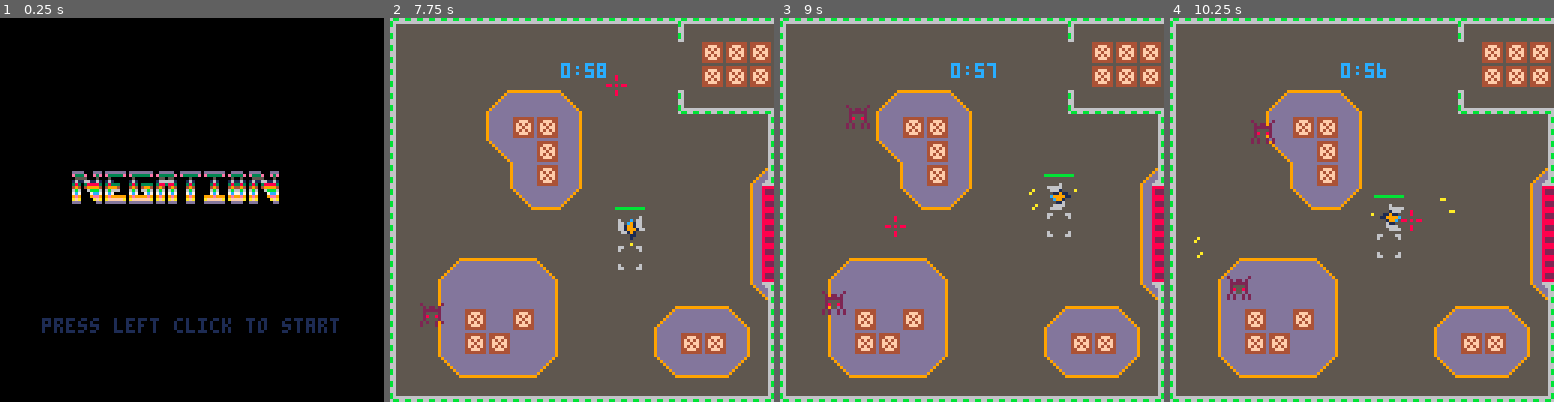
Above: before the commit, frames 1-4 (left to right).
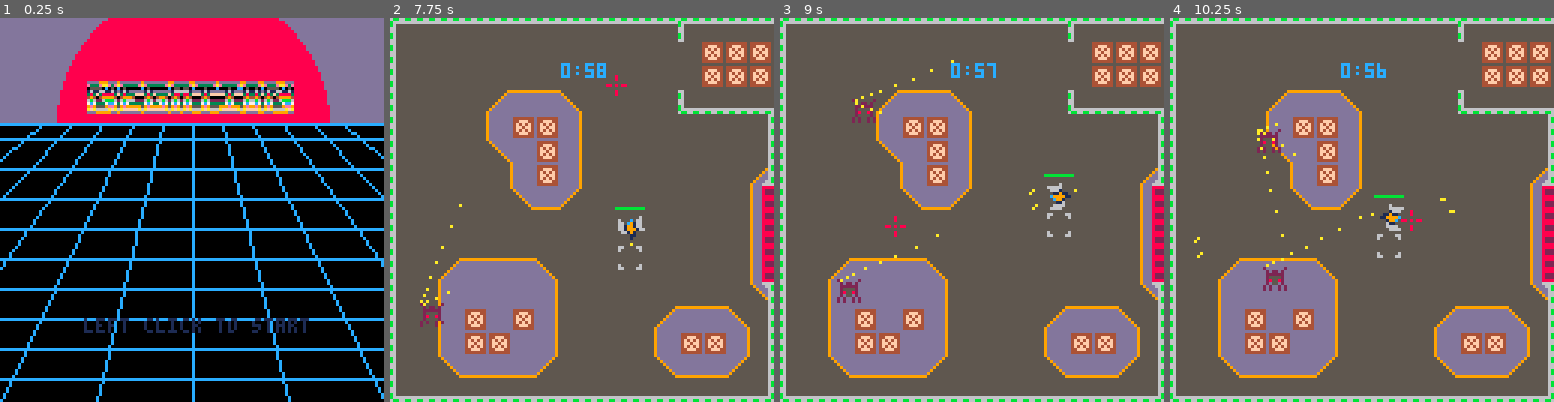
Above: after the commit, the same moments.

Repository: kbrewington/Negation
Game: PICO-8 cartridge negation.p8
Same seed, same stepped clock (60 frames per second), same inputs: the game is played once before the commit and once after it.
Inputs (mouse positions are in pixels of both pictures, inside the frame that each line leads up to):
- Up to frame 1 (0.25 s): no input
- Up to frame 2 (7.75 s): tap O (Z key) at 0.33, 0.7, 1.43, 2.22, 3.1, 3.98, 4.87, 5.75, 6.63, 7.52 s; click (459, 121) at 0.67 s; tap X (X key) at 1.07, 2.07, 2.4, 2.73, 3.07, 3.4, 3.73, 4.07, 4.4, 4.73, 5.07, 5.4, 5.73, 6.07, 6.4, 6.73, 7.07, 7.4, 7.73 s; click (520, 267) at 1.22 s; click (585, 114) at 1.77 s; hold Left 1.97-2.37 s; click (647, 259) at 2.32 s; hold Down 2.42-2.82 s; click (712, 106) at 2.87 s; hold Right 2.87-3.53 s; click (474, 256) at 3.42 s; hold Up 3.58-4.08 s; click (535, 102) at 3.97 s; hold Right 4.13-4.53 s; click (601, 248) at 4.52 s; hold Down 4.58-5.08 s; click (662, 94) at 5.07 s; hold Left 5.13-5.8 s; click (727, 244) at 5.62 s; hold Up 5.85-6.18 s; click (489, 90) at 6.17 s; hold Left 6.23-6.63 s; hold Down 6.68-7.08 s; click (551, 236) at 6.72 s; hold Right from 7.13 s (still down); click (616, 83) at 7.27 s
- Up to frame 3 (9 s): release Right at 7.8 s; click (1068, 229) at 7.82 s; hold Up 7.85-8.35 s; tap X (X key) at 8.07, 8.4, 8.73 s; click (829, 79) at 8.37 s; hold Right 8.4-8.8 s; tap O (Z key) at 8.4 s; hold Down from 8.85 s (still down); click (895, 225) at 8.92 s
- Up to frame 4 (10.25 s): tap X (X key) every 0.33 s from 9.07 to 10.07 s; tap O (Z key) at 9.28, 10.17 s; release Down at 9.35 s; hold Left 9.4-10.07 s; click (1346, 71) at 9.47 s; click (1408, 217) at 10.02 s; hold Up from 10.12 s (still down)

The runs differ from the first frame. In frame 1, 42% of the frame differs, in the area x 0-100%, y 0-100%; in frame 2, less than 0.1%; in frame 3, 0.8%; in frame 4, 0.9%.

Commit message:
edited titlescreen, added (hopefully) better routing with low overhead

Diff:
--- a/negation.p8
+++ b/negation.p8
@@ -89,21 +89,20 @@
 selection_set = {"speed", "fire rate", "health", "quit"}
 next_cost = {1, 1, 1}
 skills_selected = {true, false, false, false}
-
 title = {
-  startx = 23,
-  starty = 50,
-  text = {         "12,12,12,12, 0, 0, 0,12,12,12, 0,12,12,12,12,12,12,12, 0, 12,12,12,12,12,12,12,12, 0, 0,12,12,12,12,12, 0, 0,12,12,12,12,12,12,12, 0,12,12,12,12,12,12,12, 0, 0,12,12,12,12, 0, 0,12,12,12,12, 0, 0, 0,12,12,12",
-                   "12, 1, 1, 1,12, 0, 0,12, 1,12, 0,12, 1, 1, 1, 1, 1,12, 0, 12, 1, 1, 1, 1, 1, 1,12, 0,12, 1, 1, 1, 1, 1,12, 0,12, 1, 1, 1, 1, 1,12, 0,12, 1, 1, 1, 1, 1,12, 0,12, 1, 1, 1, 1,12, 0,12, 1, 1, 1,12, 0, 0,12, 1,12",
-                   "12, 1, 1, 1, 1,12, 0,12, 1,12, 0,12, 1,12,12,12,12,12, 0, 12, 1,12,12,12,12,12,12, 0,12, 1, 1,12, 1, 1,12, 0,12,12,12, 1,12,12,12, 0,12,12,12, 1,12,12, 0, 0,12, 1,12,12, 1,12, 0,12, 1, 1, 1, 1,12, 0,12, 1,12",
-                   "12, 1,12,12, 1, 1,12,12, 1,12, 0,12, 1,12, 0, 0, 0, 0, 0, 12, 1,12, 0, 0, 0, 0, 0, 0,12, 1, 1, 1, 1, 1,12, 0, 0, 0,12, 1,12, 0, 0, 0, 0, 0,12, 1,12, 0, 0, 0,12, 1,12,12, 1,12, 0,12, 1,12,12, 1, 1,12,12, 1,12",
-                   "12, 1,12, 0,12, 1, 1, 1, 1,12, 0,12, 1,12,12,12, 0, 0, 0, 12, 1,12, 0,12,12,12,12, 0,12, 1, 1,12, 1, 1,12, 0, 0, 0,12, 1,12, 0, 0, 0, 0, 0,12, 1,12, 0, 0, 0,12, 1,12,12, 1,12, 0,12, 1,12, 0,12, 1, 1, 1, 1,12",
-                   "12, 1,12, 0,12, 1, 1, 1, 1,12, 0,12, 1, 1, 1,12, 0, 0, 0, 12, 1,12, 0,12, 1, 1,12, 0,12, 1,12, 0,12, 1,12, 0, 0, 0,12, 1,12, 0, 0, 0, 0, 0,12, 1,12, 0, 0, 0,12, 1,12,12, 1,12, 0,12, 1,12, 0,12, 1, 1, 1, 1,12",
-                   "12, 1,12, 0, 0,12, 1, 1, 1,12, 0,12, 1,12,12,12, 0, 0, 0, 12, 1,12, 0,12,12, 1,12, 0,12, 1,12, 0,12, 1,12, 0, 0, 0,12, 1,12, 0, 0, 0, 0, 0,12, 1,12, 0, 0, 0,12, 1,12,12, 1,12, 0,12, 1,12, 0, 0,12, 1, 1, 1,12",
-                   "12, 1,12, 0, 0, 0,12, 1, 1,12, 0,12, 1,12, 0, 0, 0, 0, 0, 12, 1,12, 0, 0,12, 1,12, 0,12, 1,12, 0,12, 1,12, 0, 0, 0,12, 1,12, 0, 0, 0, 0, 0,12, 1,12, 0, 0, 0,12, 1,12,12, 1,12, 0,12, 1,12, 0, 0, 0,12, 1, 1,12",
-                   "12, 1,12, 0, 0, 0,12, 1, 1,12, 0,12, 1,12,12,12,12,12, 0, 12, 1,12,12,12,12, 1,12, 0,12, 1,12, 0,12, 1,12, 0, 0, 0,12, 1,12, 0, 0, 0,12,12,12, 1,12,12,12, 0,12, 1,12,12, 1,12, 0,12, 1,12, 0, 0, 0,12, 1, 1,12",
-                   "12, 1,12, 0, 0, 0, 0,12, 1,12, 0,12, 1, 1, 1, 1, 1,12, 0, 12, 1, 1, 1, 1, 1, 1,12, 0,12, 1,12, 0,12, 1,12, 0, 0, 0,12, 1,12, 0, 0, 0,12, 1, 1, 1, 1, 1,12, 0,12, 1, 1, 1, 1,12, 0,12, 1,12, 0, 0, 0, 0,12, 1,12",
-                   "12,12,12, 0, 0, 0, 0, 0,12,12, 0,12,12,12,12,12,12,12, 0, 12,12,12,12,12,12,12,12, 0,12,12,12, 0,12,12,12, 0, 0, 0,12,12,12, 0, 0, 0,12,12,12,12,12,12,12, 0, 0,12,12,12,12, 0, 0,12,12,12, 0, 0, 0, 0, 0,12,12"}
+  startx = 28,
+  starty = 20,
+  text = {         "12,12,12,12, 8, 8, 8,12,12,12, 8,12,12,12,12,12,12,12, 8, 12,12,12,12,12,12,12,12, 8, 8,12,12,12,12,12, 8, 8,12,12,12,12,12,12,12, 8,12,12,12,12,12,12,12, 8, 8,12,12,12,12, 8, 8,12,12,12,12, 8, 8, 8,12,12,12",
+                   "12, 1, 1, 1,12, 8, 8,12, 1,12, 8,12, 1, 1, 1, 1, 1,12, 8, 12, 1, 1, 1, 1, 1, 1,12, 8,12, 1, 1, 1, 1, 1,12, 8,12, 1, 1, 1, 1, 1,12, 8,12, 1, 1, 1, 1, 1,12, 8,12, 1, 1, 1, 1,12, 8,12, 1, 1, 1,12, 8, 8,12, 1,12",
+                   "12, 1, 1, 1, 1,12, 8,12, 1,12, 8,12, 1,12,12,12,12,12, 8, 12, 1,12,12,12,12,12,12, 8,12, 1, 1,12, 1, 1,12, 8,12,12,12, 1,12,12,12, 8,12,12,12, 1,12,12, 8, 8,12, 1,12,12, 1,12, 8,12, 1, 1, 1, 1,12, 8,12, 1,12",
+                   "12, 1,12,12, 1, 1,12,12, 1,12, 8,12, 1,12, 8, 8, 8, 8, 8, 12, 1,12, 8, 8, 8, 8, 8, 8,12, 1, 1, 1, 1, 1,12, 8, 8, 8,12, 1,12, 8, 8, 8, 8, 8,12, 1,12, 8, 8, 8,12, 1,12,12, 1,12, 8,12, 1,12,12, 1, 1,12,12, 1,12",
+                   "12, 1,12, 8,12, 1, 1, 1, 1,12, 8,12, 1,12,12,12, 8, 8, 8, 12, 1,12, 8,12,12,12,12, 8,12, 1, 1,12, 1, 1,12, 8, 8, 8,12, 1,12, 8, 8, 8, 8, 8,12, 1,12, 8, 8, 8,12, 1,12,12, 1,12, 8,12, 1,12, 8,12, 1, 1, 1, 1,12",
+                   "12, 1,12, 8,12, 1, 1, 1, 1,12, 8,12, 1, 1, 1,12, 8, 8, 8, 12, 1,12, 8,12, 1, 1,12, 8,12, 1,12, 8,12, 1,12, 8, 8, 8,12, 1,12, 8, 8, 8, 8, 8,12, 1,12, 8, 8, 8,12, 1,12,12, 1,12, 8,12, 1,12, 8,12, 1, 1, 1, 1,12",
+                   "12, 1,12, 8, 8,12, 1, 1, 1,12, 8,12, 1,12,12,12, 8, 8, 8, 12, 1,12, 8,12,12, 1,12, 8,12, 1,12, 8,12, 1,12, 8, 8, 8,12, 1,12, 8, 8, 8, 8, 8,12, 1,12, 8, 8, 8,12, 1,12,12, 1,12, 8,12, 1,12, 8, 8,12, 1, 1, 1,12",
+                   "12, 1,12, 8, 8, 8,12, 1, 1,12, 8,12, 1,12, 8, 8, 8, 8, 8, 12, 1,12, 8, 8,12, 1,12, 8,12, 1,12, 8,12, 1,12, 8, 8, 8,12, 1,12, 8, 8, 8, 8, 8,12, 1,12, 8, 8, 8,12, 1,12,12, 1,12, 8,12, 1,12, 8, 8, 8,12, 1, 1,12",
+                   "12, 1,12, 8, 8, 8,12, 1, 1,12, 8,12, 1,12,12,12,12,12, 8, 12, 1,12,12,12,12, 1,12, 8,12, 1,12, 8,12, 1,12, 8, 8, 8,12, 1,12, 8, 8, 8,12,12,12, 1,12,12,12, 8,12, 1,12,12, 1,12, 8,12, 1,12, 8, 8, 8,12, 1, 1,12",
+                   "12, 1,12, 8, 8, 8, 8,12, 1,12, 8,12, 1, 1, 1, 1, 1,12, 8, 12, 1, 1, 1, 1, 1, 1,12, 8,12, 1,12, 8,12, 1,12, 8, 8, 8,12, 1,12, 8, 8, 8,12, 1, 1, 1, 1, 1,12, 8,12, 1, 1, 1, 1,12, 8,12, 1,12, 8, 8, 8, 8,12, 1,12",
+                   "12,12,12, 8, 8, 8, 8, 8,12,12, 8,12,12,12,12,12,12,12, 8, 12,12,12,12,12,12,12,12, 8,12,12,12, 8,12,12,12, 8, 8, 8,12,12,12, 8, 8, 8,12,12,12,12,12,12,12, 8, 8,12,12,12,12, 8, 8,12,12,12, 8, 8, 8, 8, 8,12,12"}
 }
 
 --============================= helper functions =============================--
@@ -257,47 +256,21 @@
 -- http://pico-8.wikia.com/wiki/centering_text
 function hcenter(s) return 64-flr((s*4)/2) end
 
-function minimum_neighbor(start, goal)
-  -- closed = {}
-  -- open = {start}
-  -- camefrom = {}
-  -- gscore = {}
-  -- gscore[start] = 0
-  -- fscore = {}
-  -- fscore[start] = distance(start, goal, 'l')
-  -- while #open>0 do
-  --   mini = fscore[open[1]]
-  --   for i in all(open) do
-  --     if (fscore[i] < mini) mini = fscore[i]; curr = i
-  --   end
-  --   if (curr == goal) return camefrom
-  --   del(open, curr)
-  --   add(closed, curr)
-  -- end
-  local minimum_dist, min_node = 8000, start
-    for i=0xffff,1 do
-      for j=0xffff,1 do
-        local nx = start.x+(i*enemy().speed)
-        local ny = start.y+(j*enemy().speed)
-        if 0 < nx and nx < 128 and 0 < ny and ny < 120 and not bump_all(nx, ny) and not bump(nx, ny, 2) then
-          local current = enemy(nx, ny)
-          local cur_distance = distance(current, goal)
-          if cur_distance < minimum_dist then
-            minimum_dist = cur_distance
-            min_node = current
-          end
-        end
-      end
-    end
-    return min_node
-end
-
--- function route(ang, x, y)
---   for i in all({0,1,-1,2,-2,3,-3}) do
---     angl = flr(ang/45)*45+i*45
---     if (not bump_all(x-2*sin(angl),y-2*cos(angl))) return angl
---   end
--- end
+function route(ang, x, y)
+  for i in all({0,-1,1,-2,2}) do
+    angl = ang+i*45
+    if (look(angl,x,y)) return angl
+  end
+end
+
+function look(ang,x,y)
+  for i=1,8 do
+    x,y=x-i*sin(ang/360),y-i*cos(ang/360)
+    pset(x,y,10)
+    if (bump_all(x,y)) return false
+  end
+  return true
+end
 
 function distance(n, d, m)
   return (m==nil) and sqrt((n.x-d.x)*(n.x-d.x)+(n.y-d.y)*(n.y-d.y)) or abs(n.x-d.x)+abs(n.y-d.y)
@@ -359,9 +332,9 @@
   e.speed = type == "exploder" and .9 or .35
 
   e.update_xy = function()
-                    path = --[[(route(e.angle, e.x, e.y) or 360)]]minimum_neighbor(e, player)
-                    e.x = --[[e.x - e.speed*sin(path/360) ]]e.x + ((e.x-path.x)*e.speed)*(0xffff)
-                    e.y = --[[e.y - (e.speed)*cos(path/360) ]]e.y + ((e.y-path.y)*e.speed)*(0xffff)
+                    path = route(e.angle, e.x, e.y)
+                    e.x = e.x - e.speed*sin(path/360)
+                    e.y = e.y - (e.speed)*cos(path/360)
                 end
   e.move = function()
                 e.angle = angle_btwn(player.x+5, player.y+5, e.x, e.y)
@@ -444,7 +417,7 @@
               if (timers["bossstart"] <= 900) timers["bossstart"] = 1000
               b.x = 60 - 55*cos(ang)
               b.y = 60 - 55*sin(ang)
-              line((b.x-8*sin(p_ang/360)+8),(b.y-8*cos(p_ang/360)+8),((b.x+8)-(30*sin(p_ang/360))),((b.y+8)-(30*cos(p_ang/360))),10)
+               line((b.x-8*sin(p_ang/360)+8),(b.y-8*cos(p_ang/360)+8),((b.x+8)-(30*sin(p_ang/360))),((b.y+8)-(30*cos(p_ang/360))),10)
               if (distance(player, b) <= 30+8) shoot(b.x, b.y, p_ang, 141, false, true)
             else
               b.angle = (b.angle+6)%360
@@ -535,7 +508,14 @@
 end
 
 function draw_titlescreen()
-  rectfill(0, 0, 127, 127, 0)
+  rectfill(0, 0, 127, 127, 13)
+  circfill(64, 35, 45+time()%2, 8)
+  rectfill(0, 35, 128, 128, 0)
+  line(0, 35, 128, 35, 12)
+  for i=0,10 do
+    line(14+i*10,35,-96+i*32,128,12)
+    line(0, 35+(i)*10+abs(time()*20%10),128, 35+(i)*10+abs(time()*20%10),12)
+  end
 
   if not title.drawn then
     sfx(7)
@@ -572,7 +552,7 @@
   end
 
   --print("press \x8e/\x97 to start", 20, 100, flr(time()*5)%15+1)
-  print("press left click to start", hcenter(25), 100, flr(time())%15+1)
+  print("left click to start", 28, 100, flr(time())%15+1)
 end
 
 function draw_controls()
Not shown, changed: fix_mouse.py
